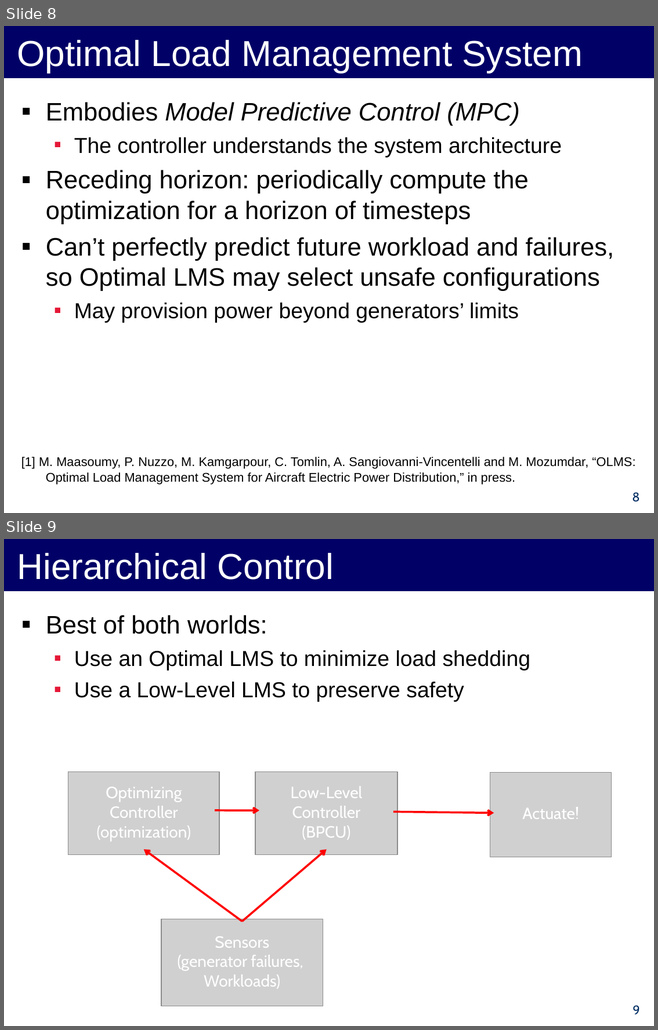
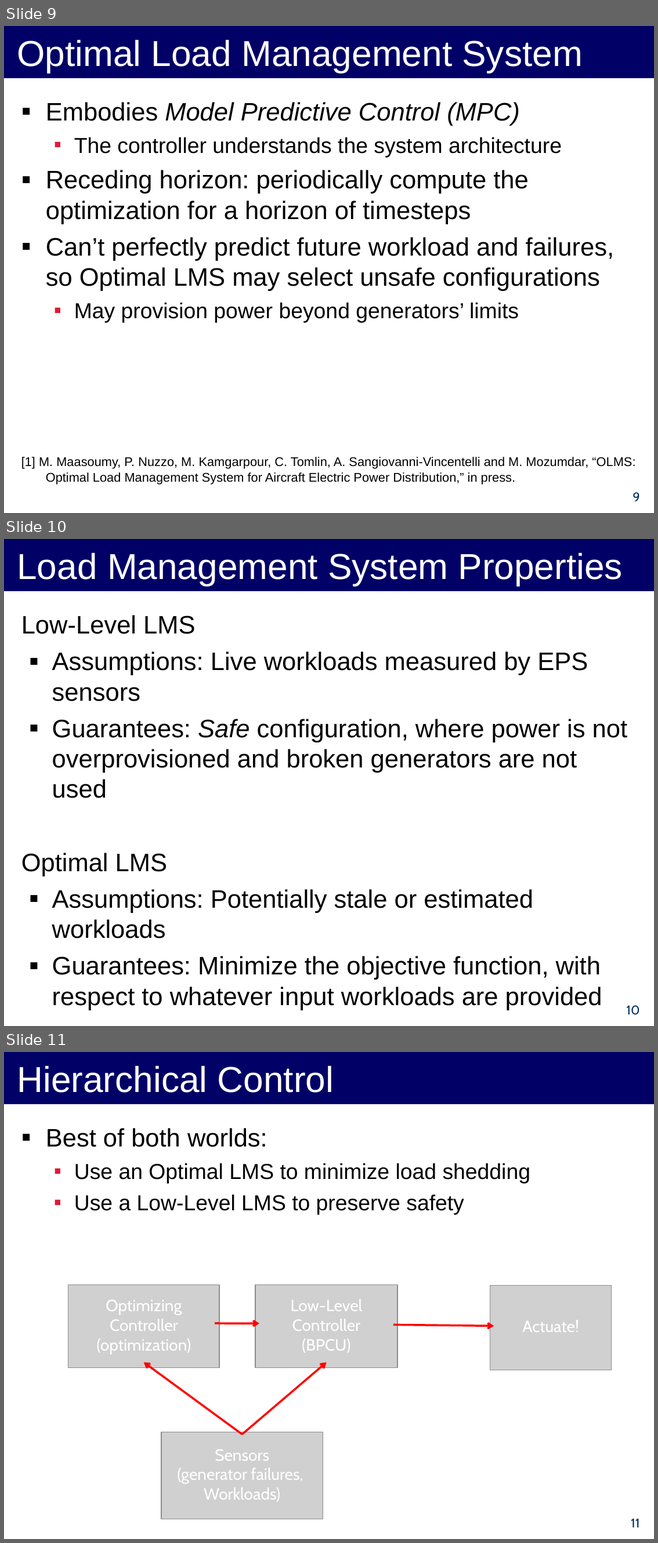
Before and after one commit to forresti/optimal_load_management, a slide deck: project/12-3-12_Presentation.ppt. Shown one above the other, each under a label of ours: slides 8 and 9 before the commit, slides 9, 10 and 11 after it. The pictures are 658x1030 and 658x1543 pixels, drawn with LibreOffice and Linux fonts; fonts in the diff are those of the drawing; grey boxes stand for pictures. Boxes give left, top, right and bottom in pixels: in the first picture for what was removed or moved away, otherwise in the second. Text is boxed around its words. In the diff, an @@ line names an element or a change of style, - is before the commit and + after.

```diff
--- a/project/12-3-12_Presentation.ppt
+++ b/project/12-3-12_Presentation.ppt
@@ slide 10 added at (4,539,654,1026), background #FFFFFF @@
@@ title added at (4,539,654,591), fill #000066, 40 pt, text #FFFFFF @@
+Load Management System Properties
@@ text added at (21,615,627,1011), 28 pt, text #000000 @@
+Low-Level LMS
+▪ Assumptions: Live workloads measured by EPS sensors
+▪ Guarantees: Safe configuration, where power is not overprovisioned and broken generators are not used
+Optimal LMS
+▪ Assumptions: Potentially stale or estimated workloads
+▪ Guarantees: Minimize the objective function, with respect to whatever input workloads are provided
@@ page number added at (626,1005,639,1015), 14 pt, text #002D62 @@
+10
@@ what was slide 8 is now slide 9 @@
@@ page number at (632,492,639,502): text changed @@
-8
+9
@@ what was slide 9 is now slide 11 @@
@@ page number at (630,1518,639,1528): text changed @@
-9
+11
```
Also in this commit, not shown: 1 other slide added.
